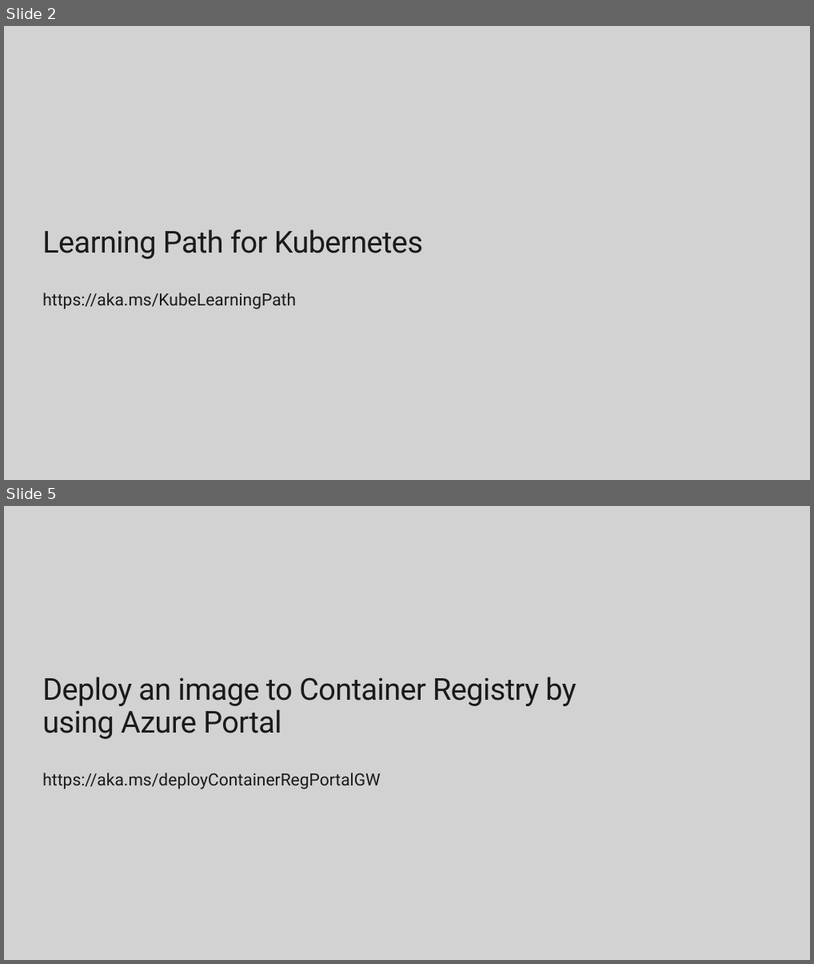
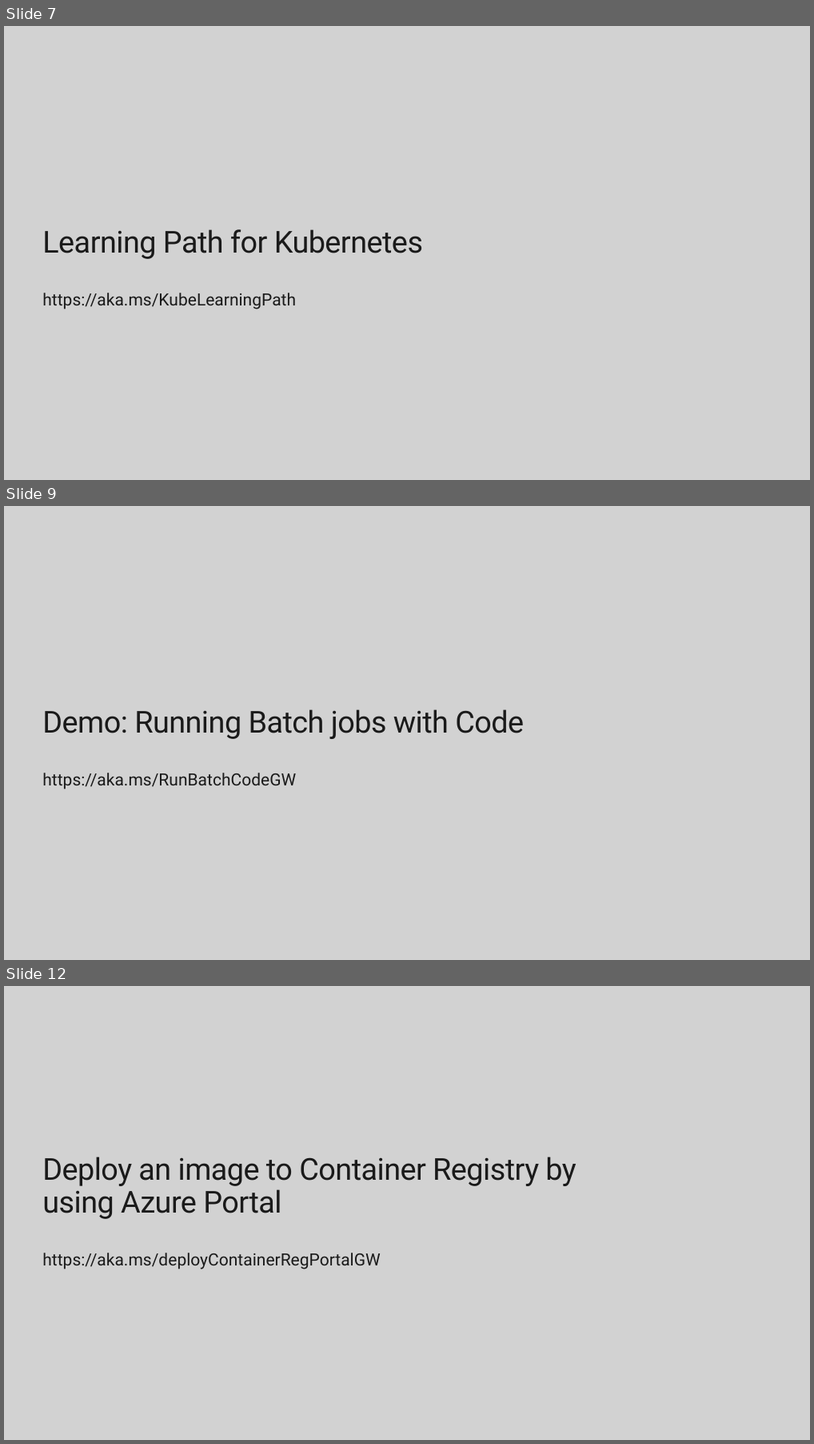
Before and after one commit to ClarkDRC/AZ203Walkthroughs, a slide deck: Guided Walkthrough.pptx. Shown one above the other, each under a label of ours: slides 2 and 5 before the commit, slides 7, 9 and 12 after it; the slides between them are not shown. The pictures are 814x964 and 814x1444 pixels, drawn with LibreOffice and Linux fonts; fonts in the diff are those of the drawing; background and template pictures are left out. Boxes give left, top, right and bottom in pixels: in the first picture for what was removed or moved away, otherwise in the second. Text is boxed around its words. In the diff, an @@ line names an element or a change of style, - is before the commit and + after.

```diff
--- a/Guided Walkthrough.pptx
+++ b/Guided Walkthrough.pptx
@@ slide 9 added at (4,506,810,960), background #D2D2D2 @@
@@ title added at (42,709,524,739), 36 pt, text #1A1A1A @@
+Demo: Running Batch jobs with Code
@@ text added at (42,772,296,789), 20 pt, text #1A1A1A @@
+https://aka.ms/RunBatchCodeGW
@@ what was slide 2 is now slide 7 @@
@@ what was slide 5 is now slide 12 @@
```
Also in this commit, not shown: 7 slides changed, 6 other slides added.
